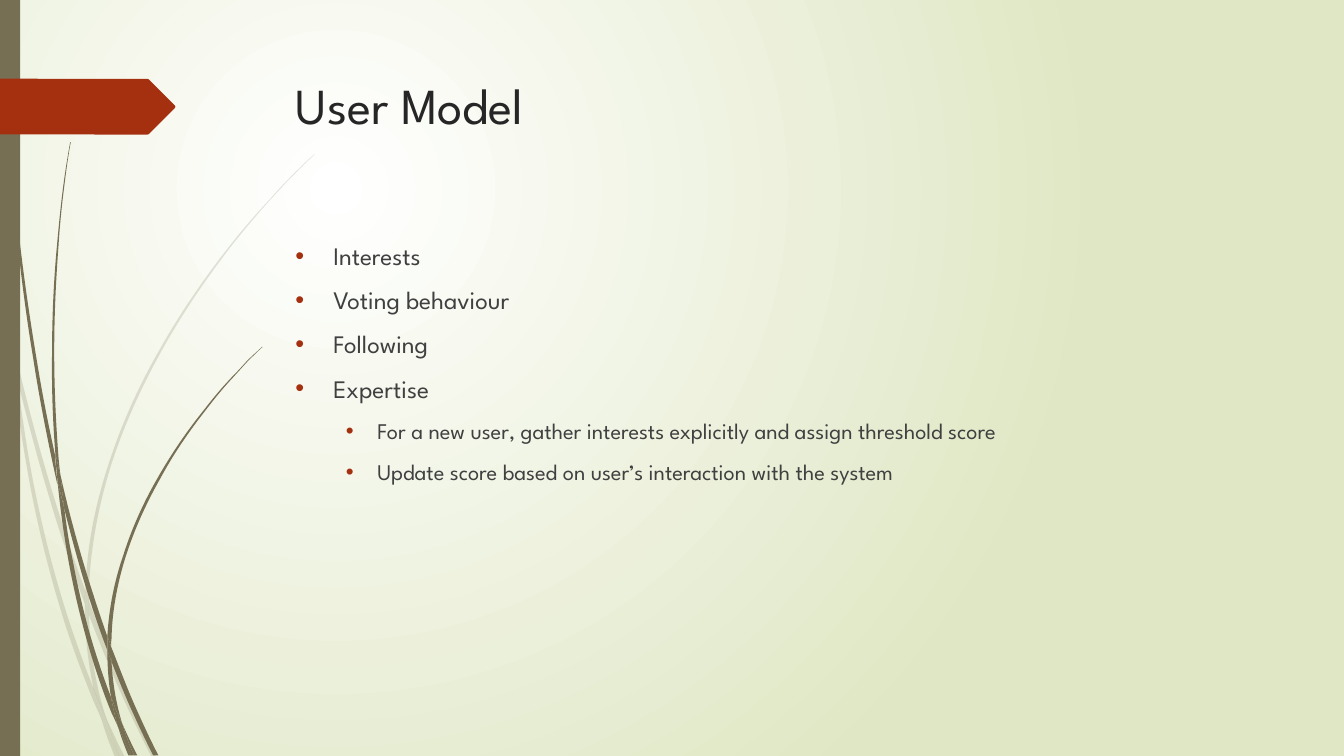
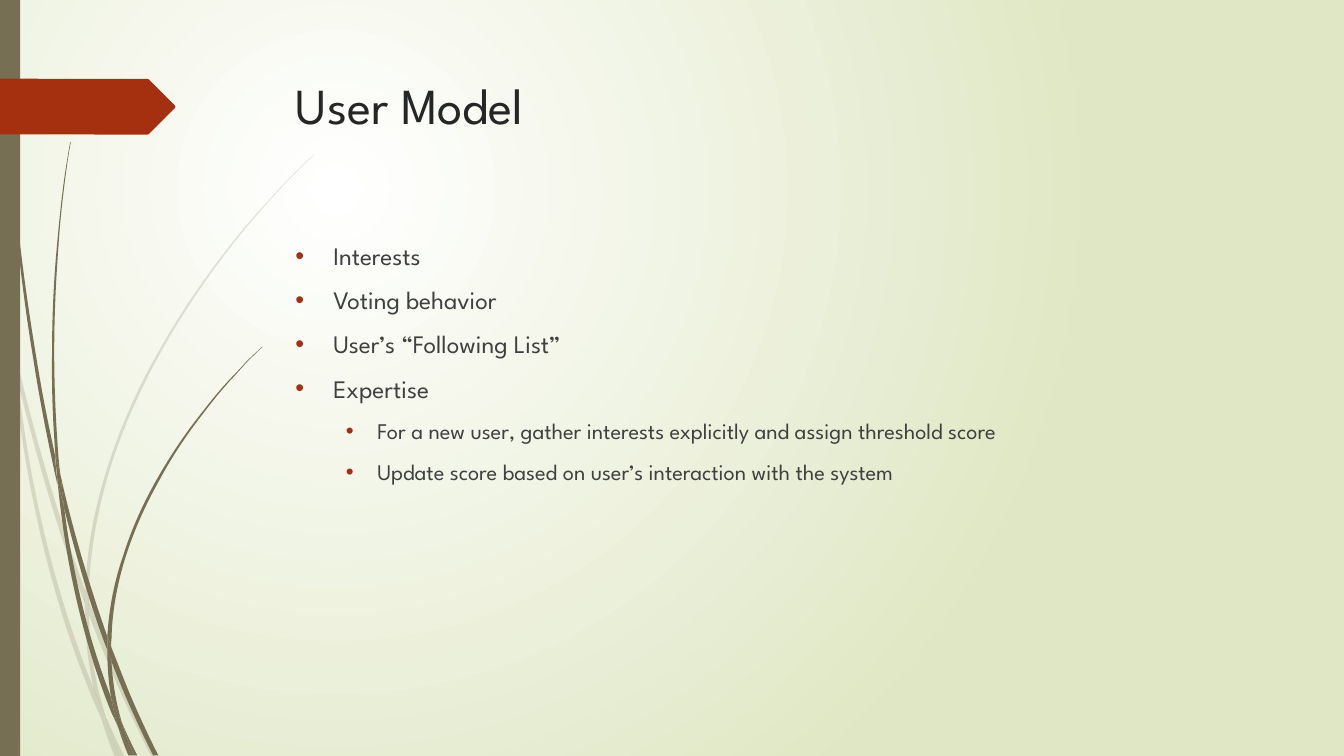
Before and after one commit to aartirao/JavaWithTheFlow, a slide deck: slide 8 of index/ppt/JavaWithTheFlow.pptx (slide 5 before the commit). Drawn at 1344x756 pixels with LibreOffice and Linux fonts; fonts in the diff are those of the drawing. Boxes give left, top, right and bottom in pixels: in the first picture for what was removed or moved away, otherwise in the second. Text is boxed around its words. In the diff, an @@ line names an element or a change of style, - is before the commit and + after.

```diff
--- a/index/ppt/JavaWithTheFlow.pptx
+++ b/index/ppt/JavaWithTheFlow.pptx
@@ text at box(333, 291, 561, 359): text changed @@
-• Voting behaviour
-• Following
+• Voting behavior
+• User’s “Following List”
```
Also in this commit, not shown: 8 other slides changed, 6 slides added, 1 slide removed.
